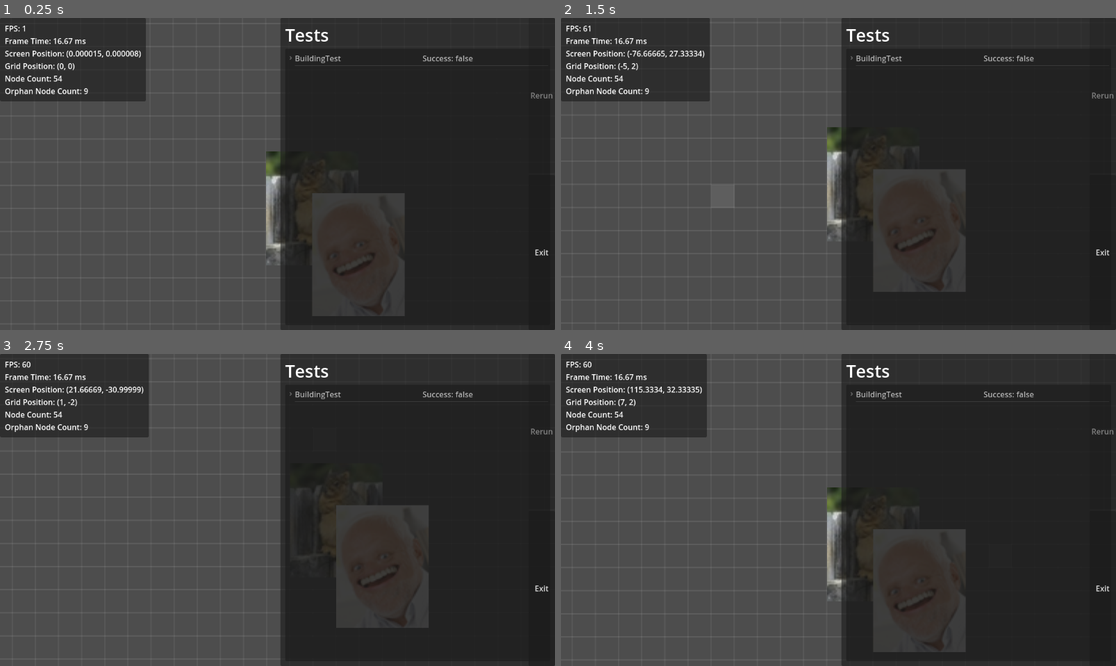
Above: before the commit, frames 1-4 (two rows, left to right).
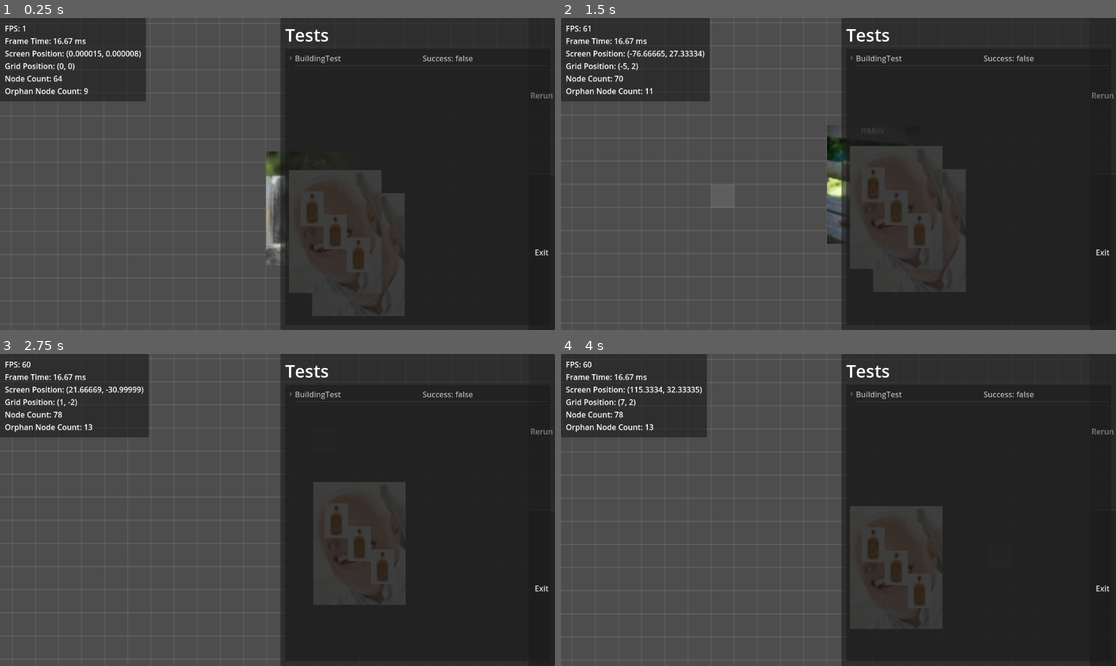
Above: after the commit, the same moments.

Repository: atomazu/vtuber-jam
Game: Godot game, scene res://tests/tests.tscn
Two runs of this game, one before a commit and one after it. Both use one fixed random seed, a clock stepped at 60 frames per second and the inputs below. This scene is started directly instead of the project's main scene.
Inputs (mouse positions are in pixels of both pictures, inside the frame that each line leads up to):
- Up to frame 1 (0.25 s): no input
- Up to frame 2 (1.5 s): tap Enter at 0.5 s; move the mouse to (960, 158) at 0.52 s; click (960, 158) at 0.6 s; tap Space at 1.25 s; move the mouse to (727, 189) at 1.27 s; tap S (cam_down) at 1.35 s
- Up to frame 3 (2.75 s): click (166, 525) at 1.55 s; tap Enter at 2 s; move the mouse to (333, 441) at 2.02 s; tap A (cam_left) at 2.1 s; click (333, 441) at 2.3 s
- Up to frame 4 (4 s): move the mouse to (810, 572) at 2.77 s; tap D (cam_right) at 2.85 s; click (810, 572) at 3.05 s; tap Space at 3.5 s; move the mouse to (1005, 556) at 3.52 s; tap W (cam_up) at 3.6 s; click (1005, 556) at 3.8 s

The runs differ from the first frame. In frame 1, 1.2% of the frame differs, in the area x 9-69%, y 18-88%; in frame 2, 2.1%; in frame 3, 2.1%; in frame 4, 2.8%, in the area x 9-73%, y 18-96%.

Commit message:
projectiles

Diff:
--- a/building_system/building.gd
+++ b/building_system/building.gd
@@ -1,18 +1,23 @@
 class_name Building
 extends Node2D
-var parent = get_parent()
+
 var sprite: Sprite2D
 var sprite_path: String
 var sprite_death_path: String
 var size: Vector2
 var shot_area: Area2D
 var shot_speed: float
+var	firerate: float
 var collision_shape: CollisionShape2D
 var circle_shape: CircleShape2D
 var state: BuildingState
 var enemys
-var health
-var damage
+var target
+var health: int
+var damage: int
+var projectile
+var projectile_type
+var projectile_factory = ProjectileFactory.new()
 enum BuildingState {IDLE, SHOOTING, DESTROYED}
 
 func _init(building_data: BuildingData):
@@ -30,15 +35,20 @@
 	shot_area = Area2D.new()
 
 	size = building_data.size
+	firerate = 60 / building_data.firerate / 60
 	shot_speed = building_data.shot_speed
+	projectile_type = building_data.shot_type
 	health = building_data.health
 	damage = building_data.damage
+
+
+func _process(delta):
+	if shot_area.has_overlapping_areas() && state != BuildingState.SHOOTING: shooting()
 
 
 func _ready() -> void:
 	add_child(shot_area)
 	shot_area.add_child(collision_shape)
-	shot_area.area_entered.connect(_on_body_entered)
 	add_child(sprite)
 
 
@@ -55,17 +65,19 @@
 
 
 
-func _on_body_entered(body):
-	print("hi")
+func shooting():
+	print(damage)
 	state = BuildingState.SHOOTING
-	if shot_area.has_overlapping_areas() && state == BuildingState.SHOOTING:
-		await get_tree().create_timer(shot_speed).timeout
-		if not shot_area.has_overlapping_areas(): return
-		enemys = shot_area.get_overlapping_areas()
-		print(enemys[0])
+	enemys = shot_area.get_overlapping_areas()
+	print(enemys[0])
+	target = enemys[0].get_parent()
+	if is_instance_valid(target):
+		projectile = projectile_factory.create_projectile(projectile_type, damage, shot_speed, target, position)
+		get_tree().get_root().add_child.call_deferred(projectile)
 		enemys[0].get_parent().get_damaged(damage)
-		_on_body_entered(body)
+		await get_tree().create_timer(firerate).timeout
 	state = BuildingState.IDLE
+	print(health)
 
 
 func get_damaged(got_damage: int):
--- a/building_system/building_data.gd
+++ b/building_system/building_data.gd
@@ -1,7 +1,7 @@
 class_name BuildingData
 extends Resource
 
-enum ShotType { DEFAULT }
+enum ShotType { DEFAULT, ARROW }
 
 var title: String
 var sprite_path: String
--- a/building_system/building_factory.gd
+++ b/building_system/building_factory.gd
@@ -22,7 +22,7 @@
 				4.0,
 				1.0,
 				10.0,
-				BuildingData.ShotType.DEFAULT,
+				BuildingData.ShotType.ARROW,
 				Vector2.ONE
 			)
 		Type.SNIPER_TOWER:
@@ -37,7 +37,7 @@
 				5.0,
 				2.0,
 				3.0,
-				BuildingData.ShotType.DEFAULT,
+				BuildingData.ShotType.ARROW,
 				Vector2.ONE
 			)
 		_:
--- /dev/null
+++ b/projectile_system/projectile.gd
@@ -0,0 +1,31 @@
+class_name Projectile
+extends Node2D
+
+var speed: float
+var damage: int
+var sprite: Sprite2D
+var sprite_path: String
+var target
+var location
+
+
+func _init(projectile_data: ProjectileData):
+    speed = projectile_data.speed * projectile_data.speed_modifier
+    sprite_path = projectile_data.sprite_path
+    damage = projectile_data.damage
+    target = projectile_data.target
+    sprite = Sprite2D.new()
+    location = projectile_data.location
+    sprite.texture = load(sprite_path)
+
+func _ready():
+    add_child(sprite)
+    spawn()
+    flying()
+
+
+func spawn():
+    position = location
+
+func flying():
+    pass
--- /dev/null
+++ b/projectile_system/projectile_data.gd
@@ -0,0 +1,18 @@
+class_name ProjectileData
+extends Resource
+
+var damage: int
+var speed_modifier: float
+var sprite_path
+var speed
+var target
+var location
+
+
+func _init(new_sprite_path, new_damage: int, new_speed_modifier: float, new_speed: float, new_target, spawn):
+    sprite_path = new_sprite_path
+    damage = new_damage
+    speed_modifier = new_speed_modifier
+    speed = new_speed
+    target = new_target
+    location = spawn
--- /dev/null
+++ b/projectile_system/projectile_factory.gd
@@ -0,0 +1,17 @@
+class_name ProjectileFactory
+
+
+func create_projectile(type: BuildingData.ShotType, damage: int, speed_modifier: float, target, spawn) -> Projectile:
+    match type:
+        BuildingData.ShotType.ARROW:
+            return Projectile.new(
+                ProjectileData.new(
+                    "res://assets/Arrow.jpeg",
+                    damage,
+                    speed_modifier,
+                    0.5,
+                    target,
+                    spawn
+                )
+            )
+    return
--- a/tests/building_test.gd
+++ b/tests/building_test.gd
@@ -4,6 +4,7 @@
 var factory = BuildingFactory
 var arrow_tower = factory.create_building(factory.Type.ARROW_TOWER)
 var sniper_tower = factory.create_building(factory.Type.SNIPER_TOWER)
+var sniper_tower2 = factory.create_building(factory.Type.SNIPER_TOWER)
 
 
 func _init() -> void:
@@ -14,8 +15,10 @@
 func test_place_building() -> bool:
 	add_child(arrow_tower)
 	add_child(sniper_tower)
+	add_child(sniper_tower2)
 	arrow_tower.place(Grid.grid_to_world(Vector2.ONE * 2))
 	sniper_tower.place(Grid.grid_to_world(Vector2.ONE * 4))
+	sniper_tower2.place(Grid.grid_to_world(Vector2.ONE * 3))
 	if arrow_tower.position == Vector2(0,0):
 		return true
 	return false
--- /dev/null
+++ b/tests/projectile_test.gd
@@ -0,0 +1,14 @@
+class_name ProjectileTest
+extends Test
+
+var factory = ProjectileFactory.new()
+#var ball = factory.create_projectile(BuildingData.ShotType.ARROW, 2, 0, 0)
+
+
+func _init():
+	add_test("Projectile", "can_place", true)
+
+
+func can_place():
+	#get_tree().get_root().add_child.call_deferred(ball)
+	pass
Binary file added: assets/Arrow.jpeg
